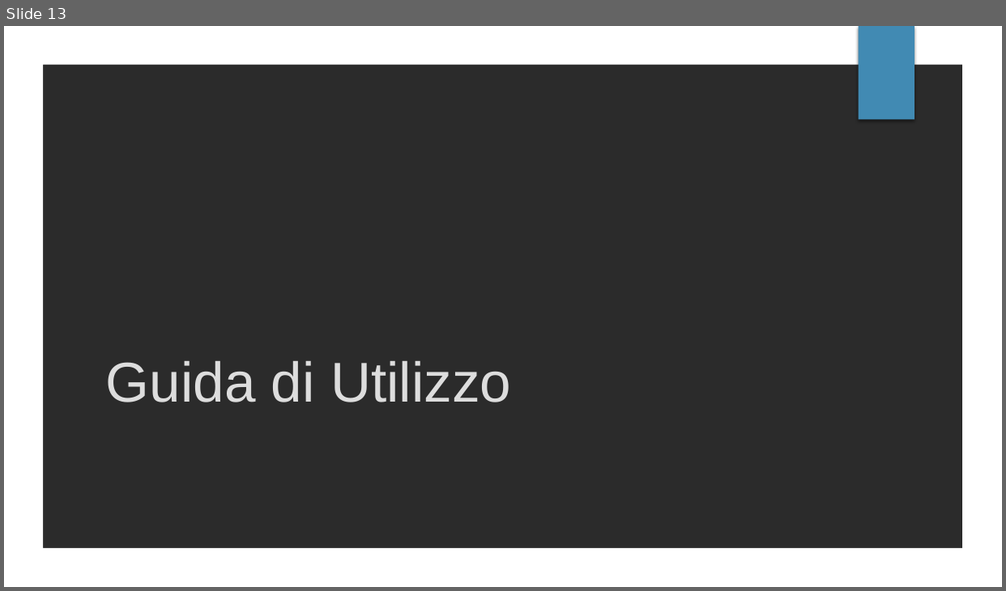
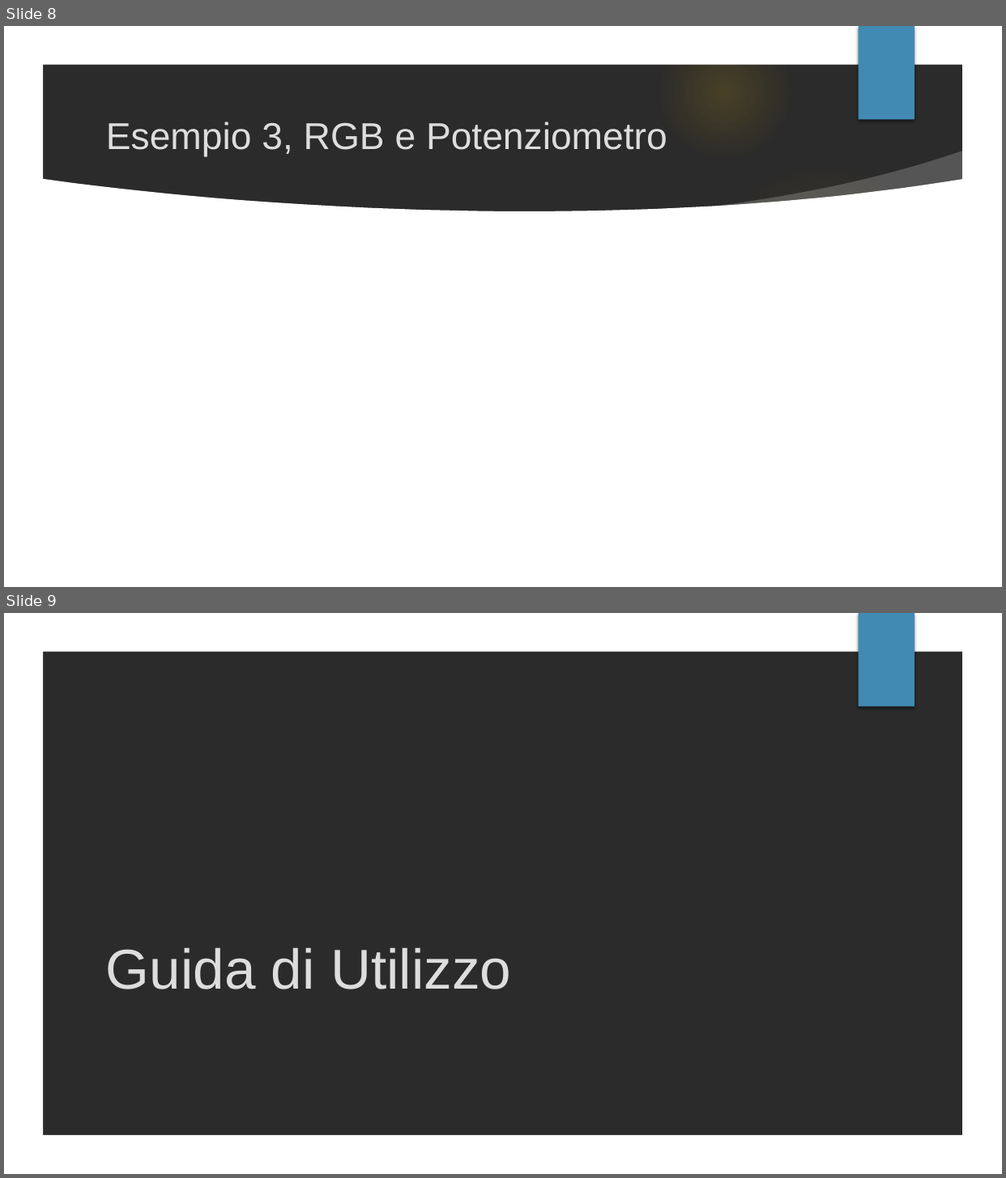
Before and after one commit to mattiaruberto/Progetto2, a slide deck: Presentazione/PROGETTO 2.pptx. Shown one above the other, each under a label of ours: slide 13 before the commit, slides 8 and 9 after it. The pictures are 1006x591 and 1006x1178 pixels, drawn with LibreOffice and Linux fonts; fonts in the diff are those of the drawing; background and template pictures are left out; a plain dark background stands for a picture behind light text. Boxes give left, top, right and bottom in pixels: in the first picture for what was removed or moved away, otherwise in the second. Text is boxed around its words. In the diff, an @@ line names an element or a change of style, - is before the commit and + after.

```diff
--- a/Presentazione/PROGETTO 2.pptx
+++ b/Presentazione/PROGETTO 2.pptx
@@ slide 8 added at [4, 26, 1002, 587], background picture (left out); not listed: 2 template elements that a slide beside it also shows @@
@@ title added at [106, 122, 667, 157], 36 pt, text #DDDDDD @@
+Esempio 3, RGB e Potenziometro
@@ group added at [4, 27, 971, 587]: 5 ellipses, 2 freeform shapes @@
@@ what was slide 13 is now slide 9 @@
```
Also in this commit, not shown: 5 slides removed, 1 other file.
